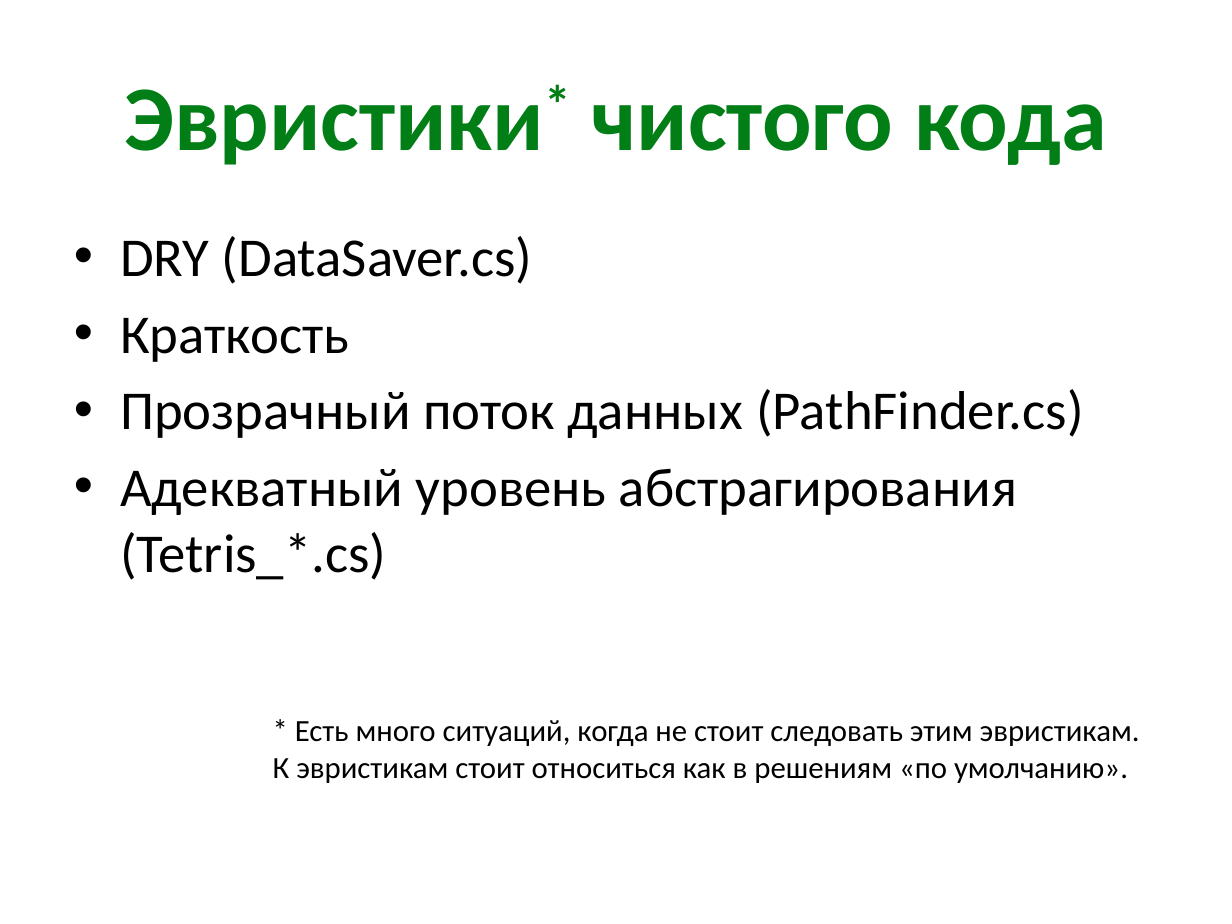
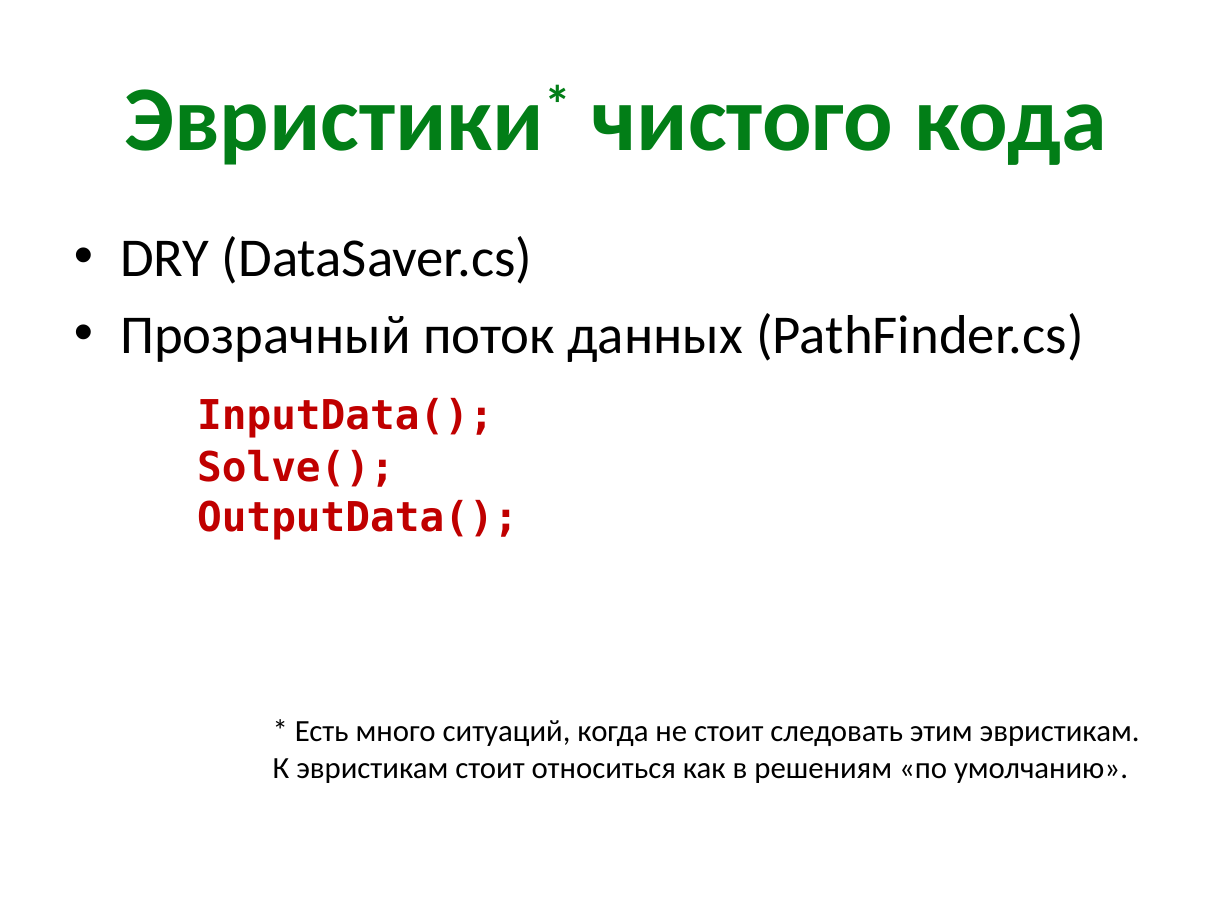
Before and after one commit to kontur-kampus-2015i/kontur-kampus, a slide deck: slide 6 of 1-CodeQuality/quality-slides.pptx. Drawn at 1232x924 pixels with LibreOffice and Linux fonts; fonts in the diff are those of the drawing. Boxes give left, top, right and bottom in pixels: in the first picture for what was removed or moved away, otherwise in the second. Text is boxed around its words. In the diff, an @@ line names an element or a change of style, - is before the commit and + after.

```diff
--- a/1-CodeQuality/quality-slides.pptx
+++ b/1-CodeQuality/quality-slides.pptx
@@ text at <box>120,318,349,362</box>: paragraph removed @@
-• Краткость
@@ text at <box>197,397,518,540</box>: text changed; size 32 to 24 pt; font Calibri to DejaVu Sans Mono; text colour #000000 to #C00000; bold on @@
-• Адекватный уровень абстрагирования
-  (Tetris_*.cs)
+InputData();
+Solve();
+OutputData();
```
Also in this commit, not shown: 4 other slides changed, 3 slides added, 1 slide removed, 7 other files.
